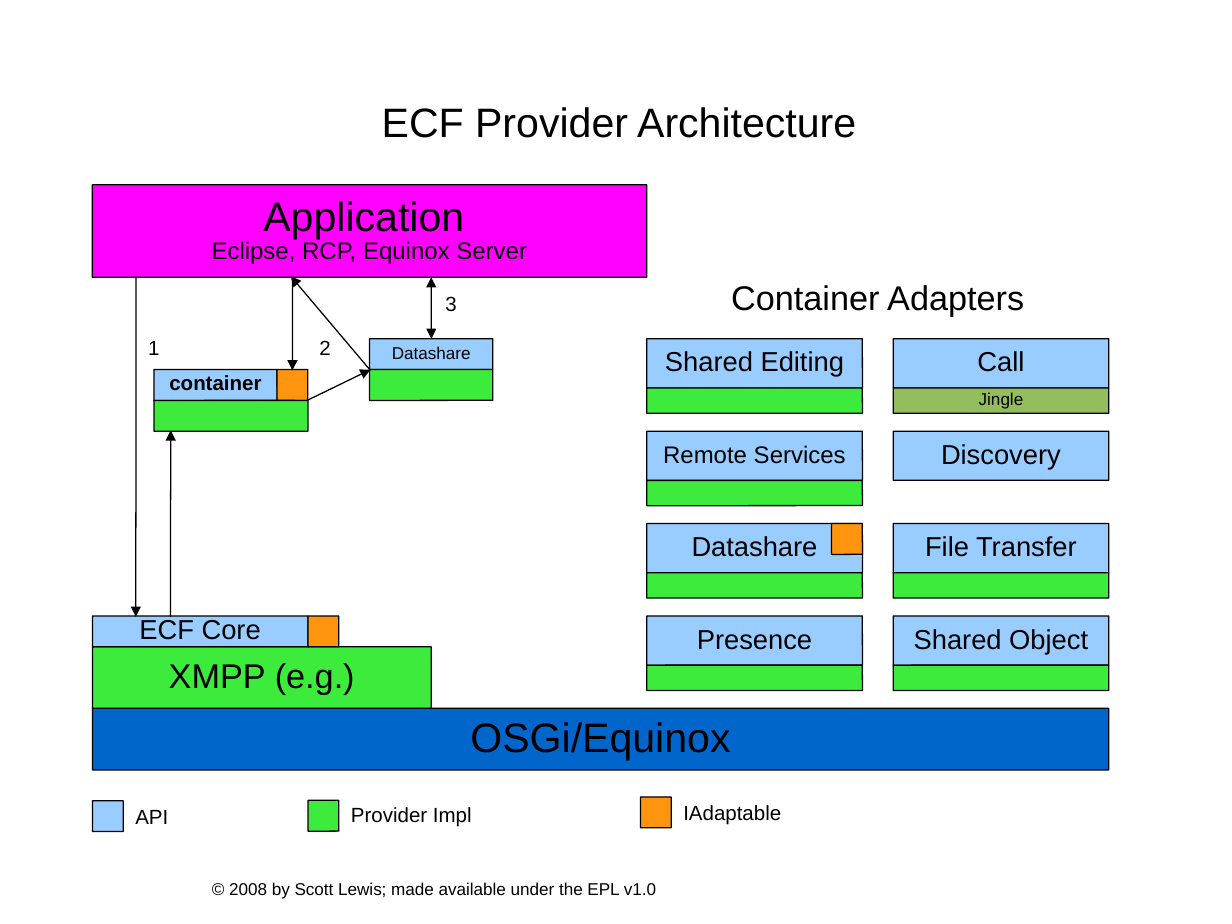
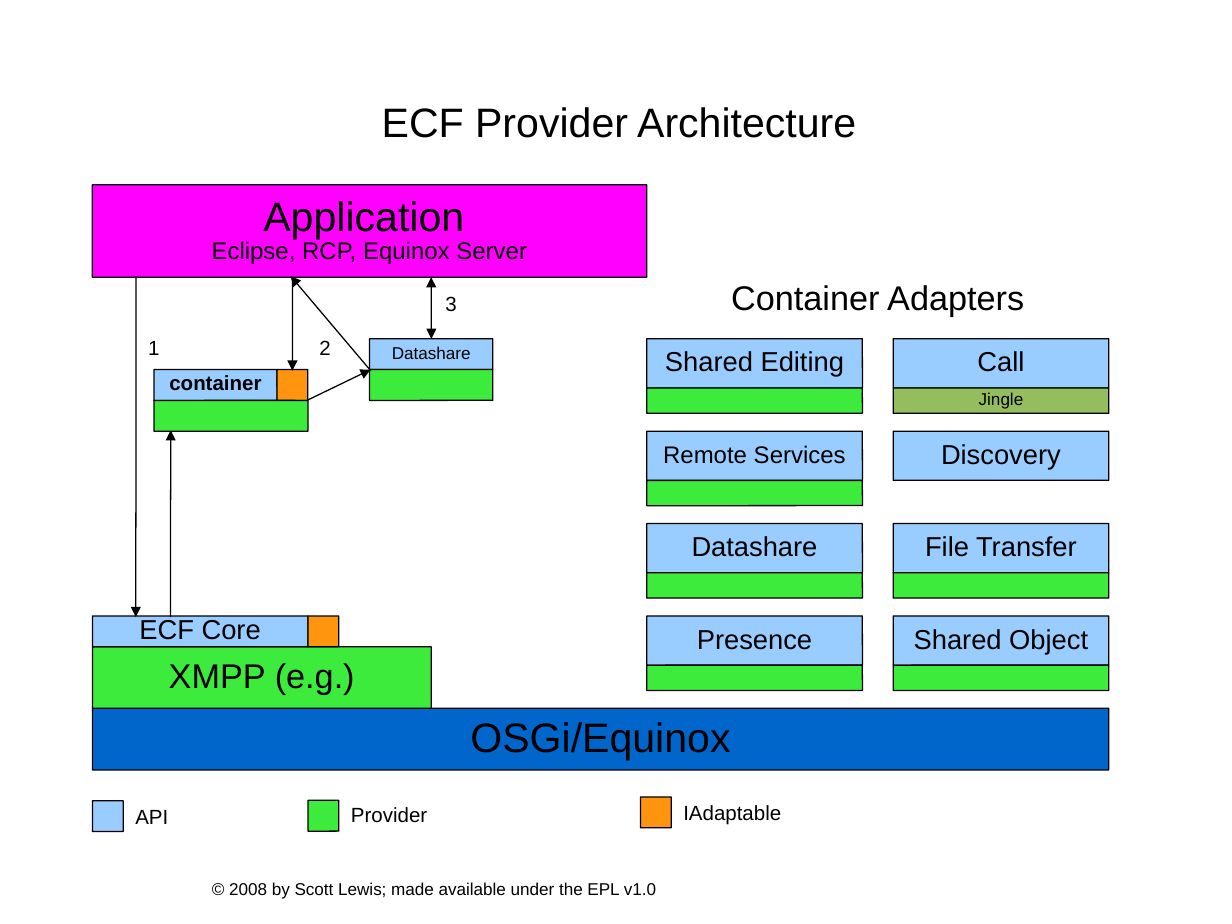
Before and after one commit to eclipse/ecf-website, a slide deck: slide 11 of presentations/eclipsecon2008/longtalk134/ecf_eclipsecon2008_134_DRAFT.ppt. Drawn at 1232x924 pixels with LibreOffice and Linux fonts; fonts in the diff are those of the drawing; background and template pictures are left out. Boxes give left, top, right and bottom in pixels: in the first picture for what was removed or moved away, otherwise in the second. Text is boxed around its words. In the diff, an @@ line names an element or a change of style, - is before the commit and + after.

```diff
--- a/presentations/eclipsecon2008/longtalk134/ecf_eclipsecon2008_134_DRAFT.ppt
+++ b/presentations/eclipsecon2008/longtalk134/ecf_eclipsecon2008_134_DRAFT.ppt
@@ rounded rectangle removed at bbox=[832, 524, 862, 554] @@
@@ text at bbox=[351, 807, 427, 823]: text changed @@
-Provider Impl
+Provider
```
Also in this commit, not shown: 7 other slides changed, 2 other files.
